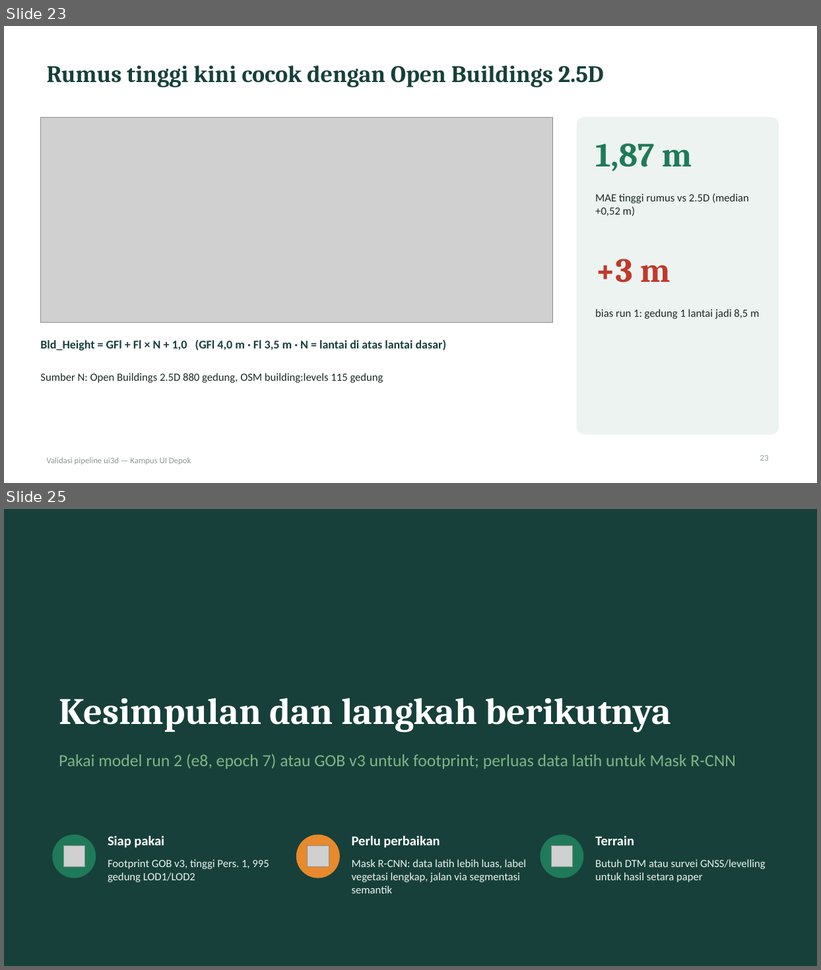
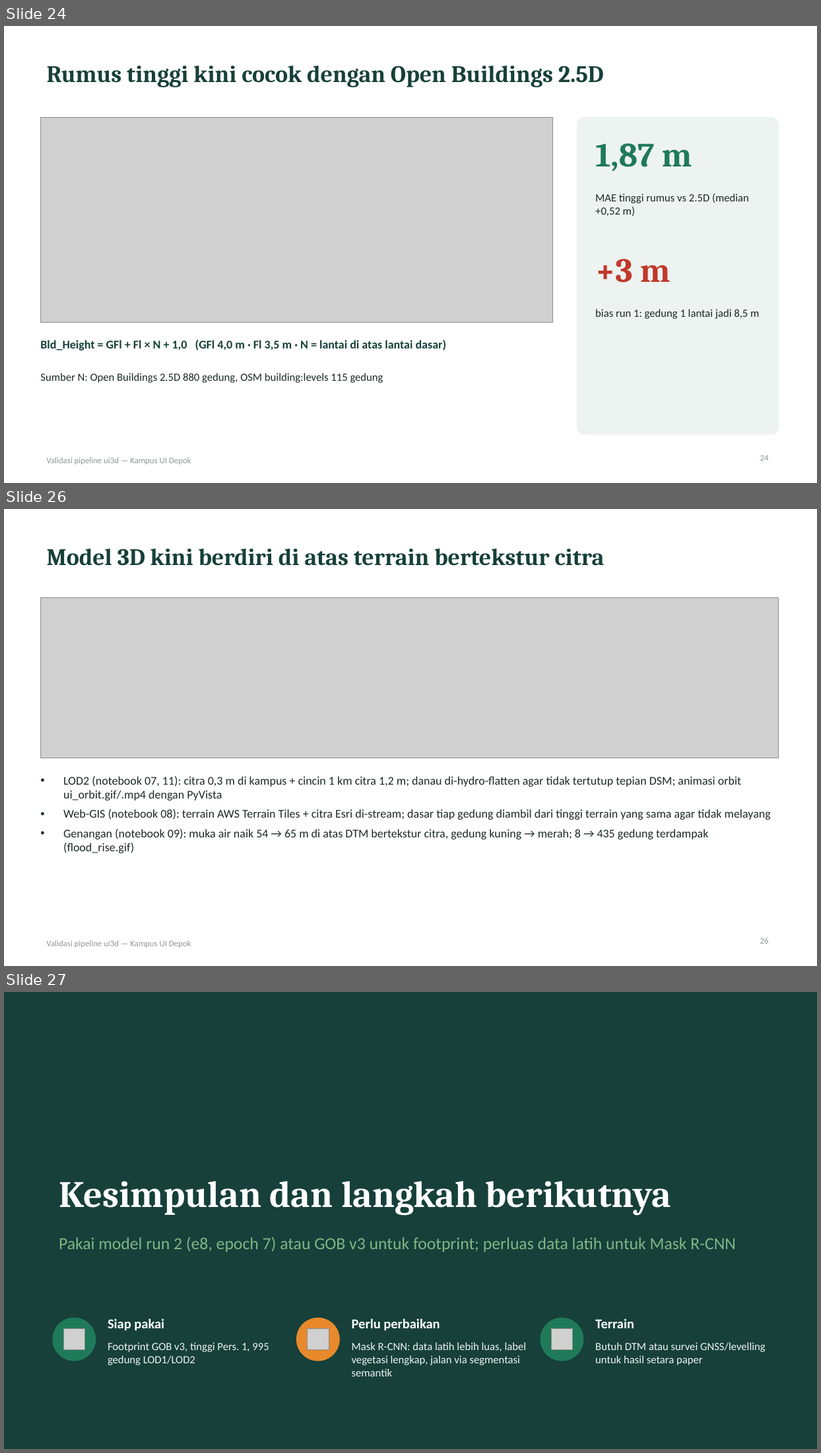
Before and after one commit to Zaki-Fadlan/3d_modeling_GIS_bahan_ajar, a slide deck: ui3d/presentasi_validasi_ui3d.pptx. Shown one above the other, each under a label of ours: slides 23 and 25 before the commit, slides 24, 26 and 27 after it; the slides between them are not shown. The pictures are 821x970 and 821x1453 pixels, drawn with LibreOffice and Linux fonts; fonts in the diff are those of the drawing; grey boxes stand for pictures. Boxes give left, top, right and bottom in pixels: in the first picture for what was removed or moved away, otherwise in the second. Text is boxed around its words. In the diff, an @@ line names an element or a change of style, - is before the commit and + after.

```diff
--- a/ui3d/presentasi_validasi_ui3d.pptx
+++ b/ui3d/presentasi_validasi_ui3d.pptx
@@ slide 26 added at <box>4,509,817,966</box>, background #FFFFFF; not listed: 1 template element that a slide beside it also shows @@
@@ title added at <box>47,549,605,566</box>, 28 pt, text #17403A, bold @@
+Model 3D kini berdiri di atas terrain bertekstur citra
@@ picture added at <box>40,597,779,758</box> @@
@@ text added at <box>63,776,771,854</box>, 14 pt, text #1B2A27 @@
+• LOD2 (notebook 07, 11): citra 0,3 m di kampus + cincin 1 km citra 1,2 m; danau di-hydro-flatten agar tidak tertutup tepian DSM; animasi orbit ui_orbit.gif/.mp4 dengan PyVista
+• Web-GIS (notebook 08): terrain AWS Terrain Tiles + citra Esri di-stream; dasar tiap gedung diambil dari tinggi terrain yang sama agar tidak melayang
+• Genangan (notebook 09): muka air naik 54 → 65 m di atas DTM bertekstur citra, gedung kuning → merah; 8 → 435 gedung terdampak (flood_rise.gif)
@@ page number added at <box>760,938,769,944</box>, 10 pt, text #8C9A95 @@
+26
@@ what was slide 23 is now slide 24 @@
@@ page number at <box>760,456,769,461</box>: text changed @@
-23
+24
@@ what was slide 25 is now slide 27 @@
```
Also in this commit, not shown: 2 slides changed, 1 other slide added, 25 other files.
